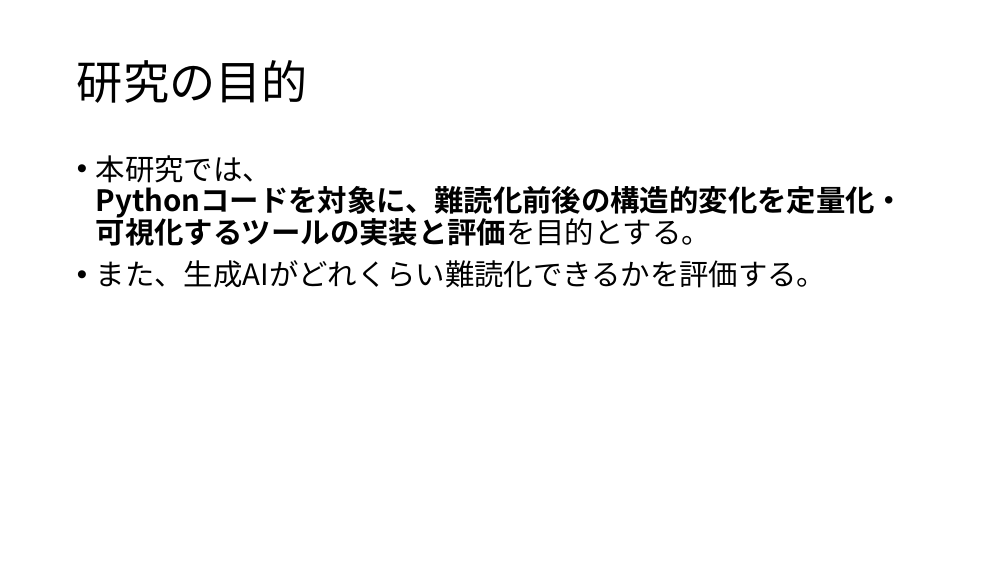
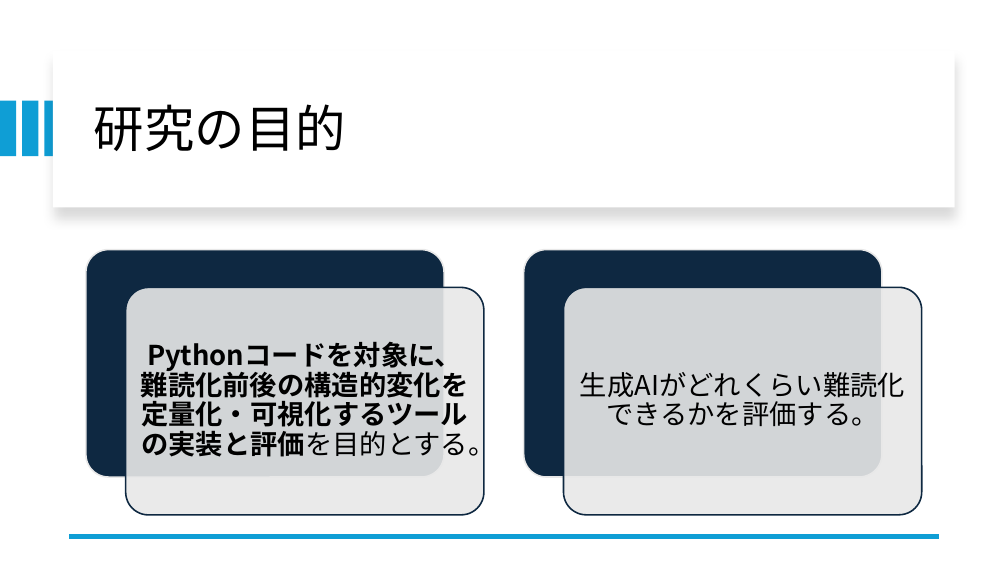
Before and after one commit to tamadalab/2025bthesis_kondo, a slide deck: slide 8 of 卒研プレゼン.pptx (slide 4 before the commit). Drawn at 1008x567 pixels with LibreOffice and Linux fonts; fonts in the diff are those of the drawing. Boxes give left, top, right and bottom in pixels: in the first picture for what was removed or moved away, otherwise in the second. Text is boxed around its words. In the diff, an @@ line names an element or a change of style, - is before the commit and + after.

Commit message:
Update presentation slides

```diff
--- a/卒研プレゼン.pptx
+++ b/卒研プレゼン.pptx
@@ rectangle added at [53, 51, 955, 207], fill #FFFFFF @@
@@ title "研究の目的": place and size @@
-title "研究の目的" at [77, 60, 308, 103]
+title "研究の目的" at [94, 104, 346, 151]
@@ title "研究の目的" at [94, 104, 346, 151]: size 44 to 48 pt @@
@@ rectangle added at [0, 101, 16, 157], fill #0F9ED5 @@
@@ rectangle added at [22, 101, 38, 157], fill #0F9ED5 @@
@@ rectangle added at [45, 101, 60, 157], fill #0F9ED5 @@
@@ text "Pythonコードを対象に、難読化前後の構造的変化を定量化・可視化するツールの実装と評価を目的とする。" at [141, 341, 495, 462]: vertical alignment top to middle @@
@@ text at [141, 341, 495, 462]: text changed; size 28 to 26 pt @@
-• 本研究では、
-  Pythonコードを対象に、難読化前後の構造的変化を定量化・可視化するツールの実装と評価を目的とする。
-• また、生成AIがどれくらい難読化できるかを評価する。
+Pythonコードを対象に、難読化前後の構造的変化を定量化・可視化するツールの実装と評価を目的とする。
@@ group added at [86, 250, 922, 515]: 4 rounded rectangles, 1 text @@
+生成AIがどれくらい難読化できるかを評価する。
@@ line added from (939, 536) to (70, 536), #0F9ED5 4.5 pt @@
```
Also in this commit, not shown: 4 other slides changed, 7 slides added, 3 slides removed, 1 other file.
